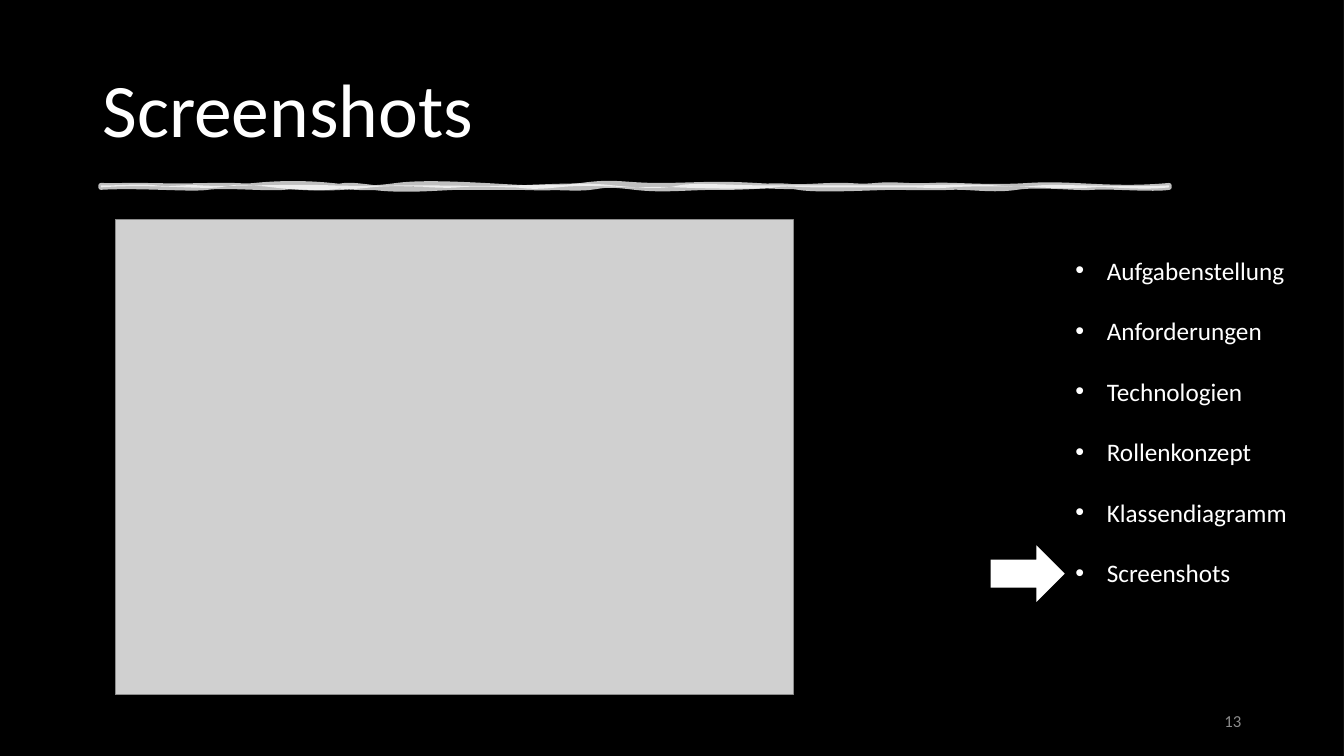
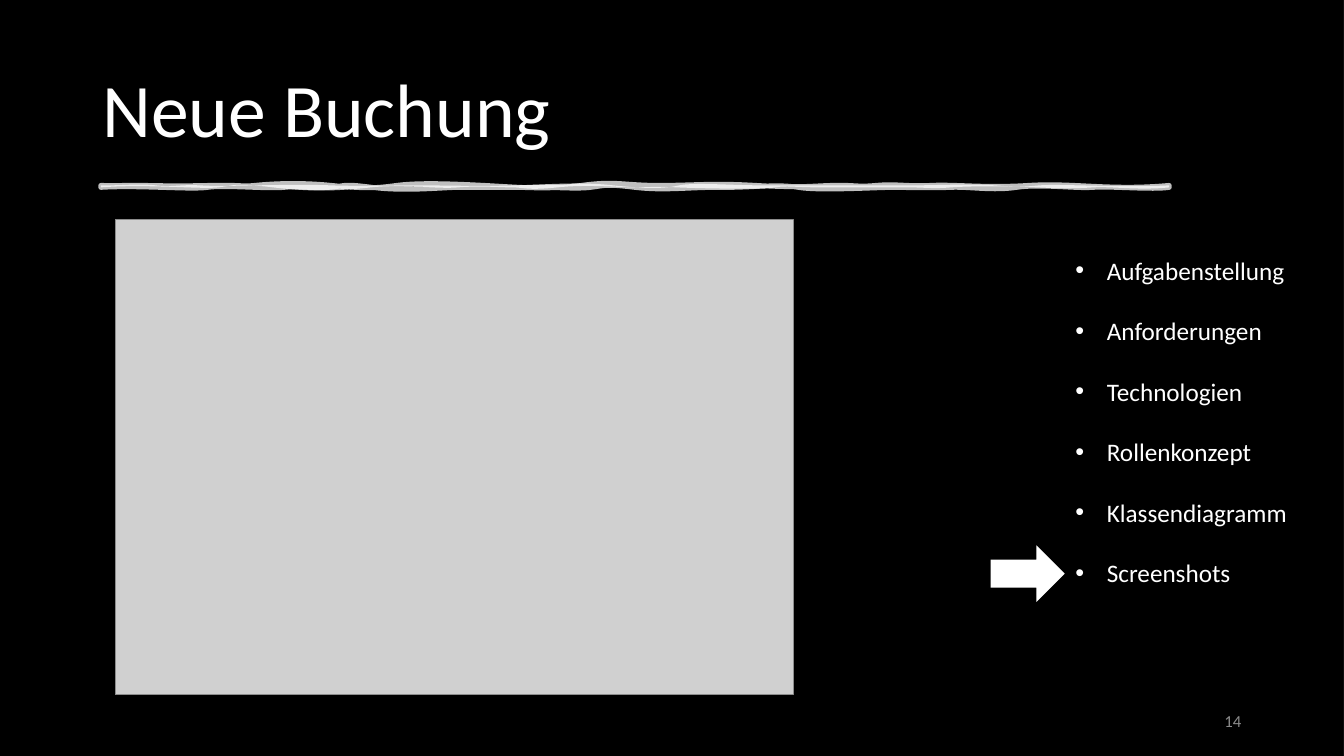
Before and after one commit to DennisWandschura/Profitabilitaet, a slide deck: slide 14 of Präst_Profitabilität.pptx (slide 13 before the commit). Drawn at 1344x756 pixels with LibreOffice and Linux fonts; fonts in the diff are those of the drawing; grey boxes stand for pictures; background and template pictures are left out; a plain dark background stands for a picture behind light text. Boxes give left, top, right and bottom in pixels: in the first picture for what was removed or moved away, otherwise in the second. Text is boxed around its words. In the diff, an @@ line names an element or a change of style, - is before the commit and + after.

```diff
--- a/Präst_Profitabilität.pptx
+++ b/Präst_Profitabilität.pptx
@@ title at bbox=[102, 84, 550, 150]: text changed @@
-Screenshots
+Neue Buchung
@@ page number at bbox=[1224, 716, 1241, 727]: text changed @@
-13
+14
```
Also in this commit, not shown: 7 other slides changed, 1 slide added.
